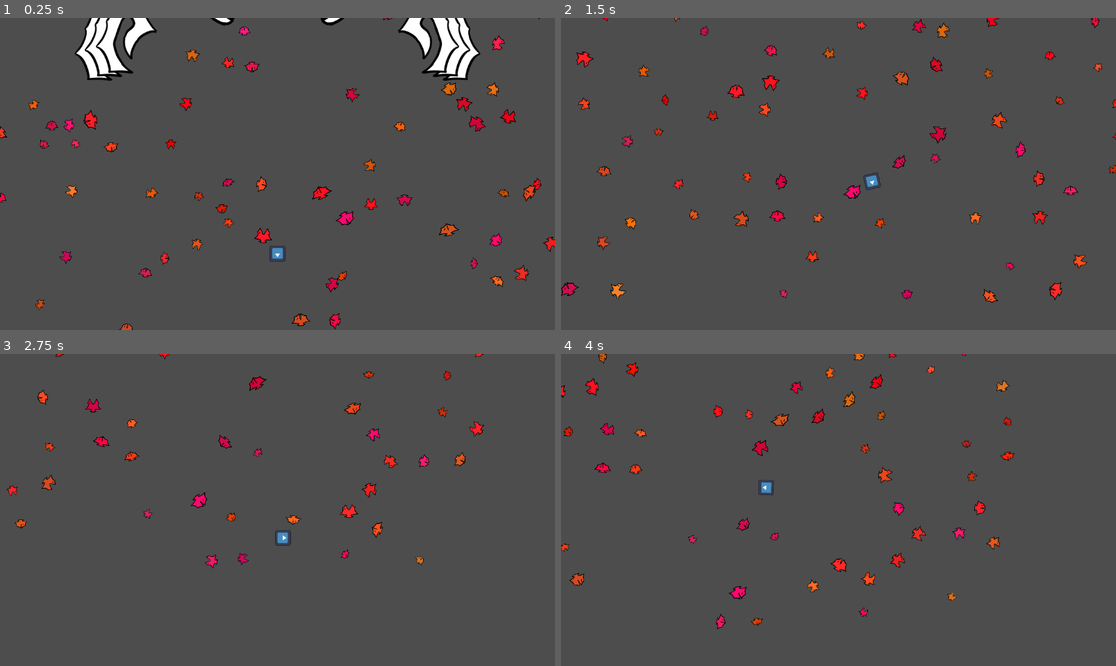
Above: before the commit, frames 1-4 (two rows, left to right).
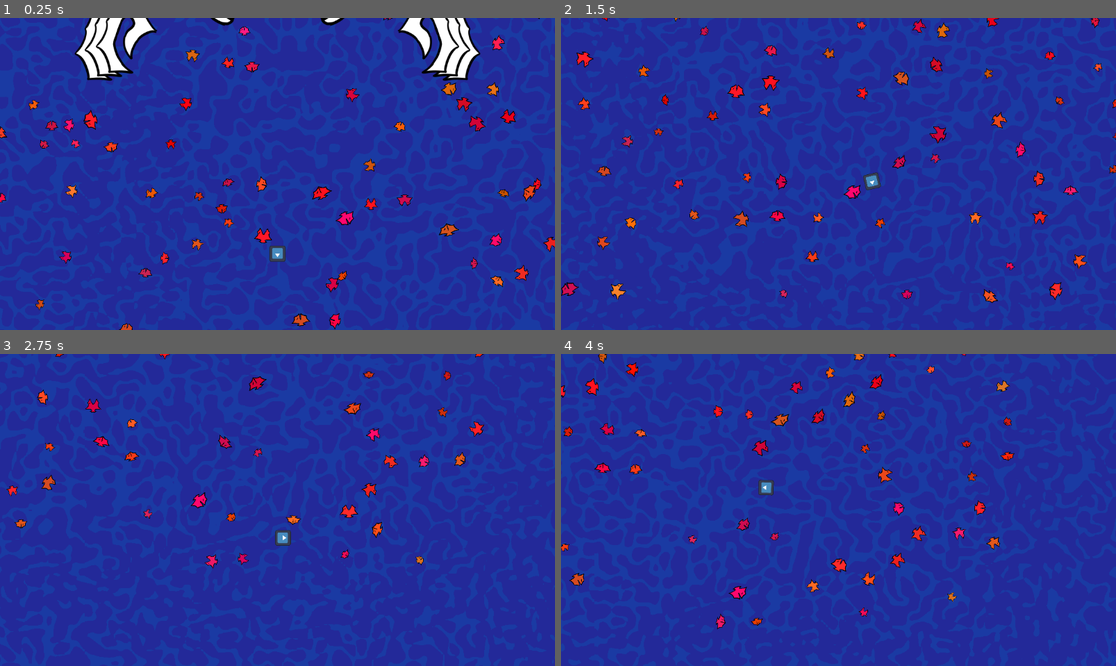
Above: after the commit, the same moments.

Repository: Krapas2/boidslop
Game: Godot game, scene res://scenes/screens/test-scene.tscn
Same seed, same stepped clock (60 frames per second), same inputs: the game is played once before the commit and once after it. The engine's default icon, where the game draws it, is replaced by a stand-in: a white triangle on a blue panel in a dark square.
Inputs (mouse positions are in pixels of both pictures, inside the frame that each line leads up to):
- Up to frame 1 (0.25 s): no input
- Up to frame 2 (1.5 s): move the mouse to (960, 158) at 0.52 s; hold D (walk_right) 0.53-1.28 s; move the mouse to (727, 189) at 1.27 s; hold S (walk_down) from 1.28 s (still down)
- Up to frame 3 (2.75 s): move the mouse to (333, 441) at 2.02 s; release S (walk_down) at 2.03 s; hold D (walk_right) from 2.03 s (still down)
- Up to frame 4 (4 s): move the mouse to (810, 572) at 2.77 s; release D (walk_right) at 2.78 s; hold W (walk_up) 2.78-3.53 s; move the mouse to (1005, 556) at 3.52 s; hold A (walk_left) from 3.53 s (still down)

The runs differ from the first frame. In frame 1, 94% of the frame differs, in the area x 0-100%, y 0-100%; in frame 2, 97%; in frame 3, 98%; in frame 4, 98%.

Commit message:
water background

Diff:
--- /dev/null
+++ b/materials/water-background.tres
@@ -0,0 +1,26 @@
+[gd_resource type="ShaderMaterial" load_steps=4 format=3 uid="uid://dt0kpn6jrje2r"]
+
+[ext_resource type="Shader" uid="uid://dme41x2d05bqn" path="res://shaders/water-background.gdshader" id="1_x7a2x"]
+
+[sub_resource type="FastNoiseLite" id="FastNoiseLite_x7a2x"]
+noise_type = 0
+frequency = 0.1
+fractal_type = 2
+fractal_octaves = 1
+
+[sub_resource type="NoiseTexture3D" id="NoiseTexture3D_8ajcd"]
+width = 256
+height = 256
+depth = 128
+noise = SubResource("FastNoiseLite_x7a2x")
+seamless = true
+seamless_blend_skirt = 0.5
+
+[resource]
+shader = ExtResource("1_x7a2x")
+shader_parameter/noise_texture = SubResource("NoiseTexture3D_8ajcd")
+shader_parameter/noise_zoom = 1000.0
+shader_parameter/time_scale = 0.01
+shader_parameter/color_threshold = 1.5
+shader_parameter/base_color = Color(0.13800001, 0.16109988, 0.6, 1)
+shader_parameter/highlight_color = Color(0.10240001, 0.22784016, 0.64, 1)
--- a/scenes/screens/test-scene.tscn
+++ b/scenes/screens/test-scene.tscn
@@ -6,6 +6,16 @@
 [ext_resource type="PackedScene" uid="uid://bk4dc6fwfu0eg" path="res://scenes/objects/player.tscn" id="4_p7rwu"]
 [ext_resource type="Script" uid="uid://c54178coumdbg" path="res://scripts/game/camera/player-camera-controller.gd" id="5_1qp8t"]
 [ext_resource type="PackedScene" uid="uid://xrsx6q033jy2" path="res://scenes/objects/balls.tscn" id="6_mitsk"]
+[ext_resource type="Shader" uid="uid://dme41x2d05bqn" path="res://shaders/water-background.gdshader" id="7_yj36l"]
+[ext_resource type="Material" uid="uid://dt0kpn6jrje2r" path="res://materials/water-background.tres" id="8_i767o"]
+
+[sub_resource type="ShaderMaterial" id="ShaderMaterial_i767o"]
+shader = ExtResource("7_yj36l")
+shader_parameter/noise_zoom = 0.0
+shader_parameter/time_scale = 0.0
+shader_parameter/color_threshold = 0.0
+shader_parameter/base_color = Color(0, 0, 0, 1)
+shader_parameter/highlight_color = Color(0, 0, 0, 1)
 
 [node name="Node2D" type="Node2D"]
 
@@ -37,4 +47,23 @@
 zoom_lerp_speed = 3.0
 metadata/_custom_type_script = "uid://c54178coumdbg"
 
+[node name="ColorRect" type="ColorRect" parent="Camera2D"]
+z_index = -10
+material = ExtResource("8_i767o")
+anchors_preset = 8
+anchor_left = 0.5
+anchor_top = 0.5
+anchor_right = 0.5
+anchor_bottom = 0.5
+offset_left = -1000.0
+offset_top = -1000.0
+offset_right = 1000.0
+offset_bottom = 1000.0
+grow_horizontal = 2
+grow_vertical = 2
+
 [node name="BallsRoot" parent="." instance=ExtResource("6_mitsk")]
+
+[node name="Sprite2D" type="Sprite2D" parent="."]
+material = SubResource("ShaderMaterial_i767o")
+position = Vector2(-864, 71)
--- a/scripts/game/balls/behaviours/blender-boss-behaviour.gd
+++ b/scripts/game/balls/behaviours/blender-boss-behaviour.gd
@@ -40,7 +40,6 @@
 	return sum/values.size()
 
 func _physics_process(delta: float) -> void:
-	#print("blender priority: ", priority())
 	if enabled:
 		spin_hands(delta)
 
--- a/scripts/game/balls/boss-behaviour-manager.gd
+++ b/scripts/game/balls/boss-behaviour-manager.gd
@@ -11,13 +11,10 @@
 	while true:
 		active_behaviour = highest_priority_behaviour()
 		pick_behaviour(active_behaviour)
-		print("selected behaviour: ", active_behaviour.name)
 
 		var timer: Timer = active_behaviour.get_node("Length")
-		print("starting wait")
 		timer.start()
 		await timer.timeout
-		print("ending wait")
 
 func pick_behaviour(behaviour_to_enable: BossBehaviour) -> void:
 	for behaviour: BossBehaviour in behaviours:
--- /dev/null
+++ b/shaders/water-background.gdshader
@@ -0,0 +1,24 @@
+shader_type canvas_item;
+
+uniform sampler3D noise_texture;
+uniform float noise_zoom;
+uniform float time_scale;
+uniform float color_threshold;
+uniform vec4 base_color : source_color;
+uniform vec4 highlight_color : source_color;
+
+varying vec2 world_position;
+
+void vertex() {
+    world_position = (MODEL_MATRIX * vec4(VERTEX, 0.0, 1.0)).xy;
+}
+
+void fragment() {
+	vec3 sample_position = vec3(fract(world_position/noise_zoom), fract(TIME*time_scale));
+	float v = texture(noise_texture, sample_position).x;
+	v = step(v,-color_threshold/2.)+step(color_threshold/2.,v);
+
+	vec4 col = v*highlight_color+(1.-v)*base_color;
+
+	COLOR = col;
+}
Not shown: 1 places in scenes/screens/test-scene.tscn that only renumber resources
Not shown, added: shaders/water-background.gdshader.uid
